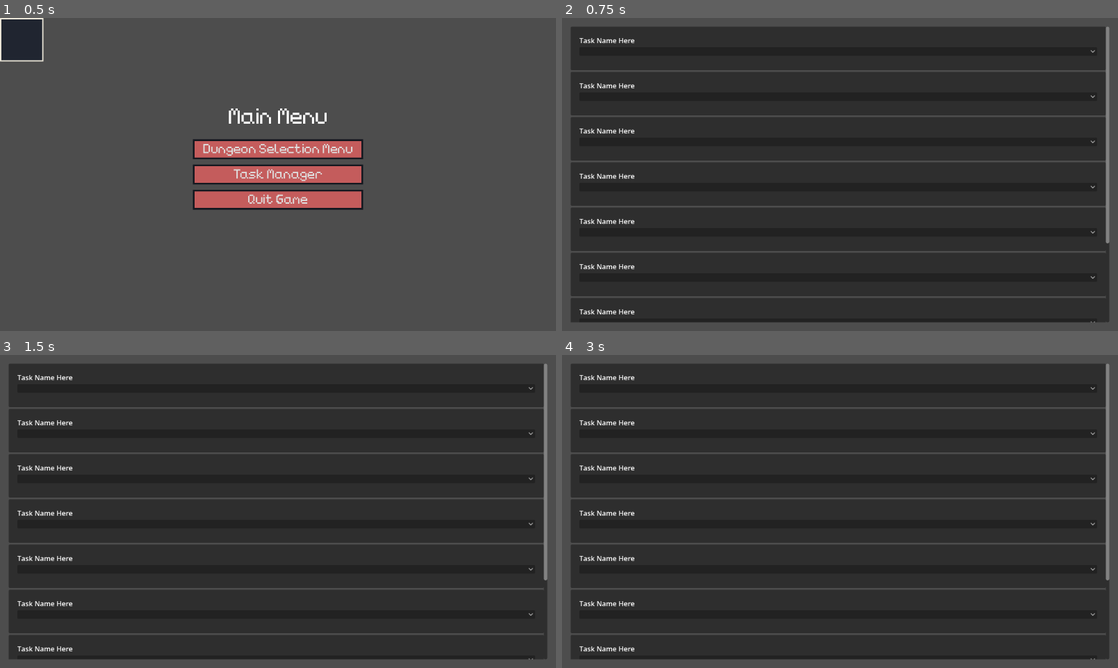
Above: before the commit, frames 1-4 (two rows, left to right).
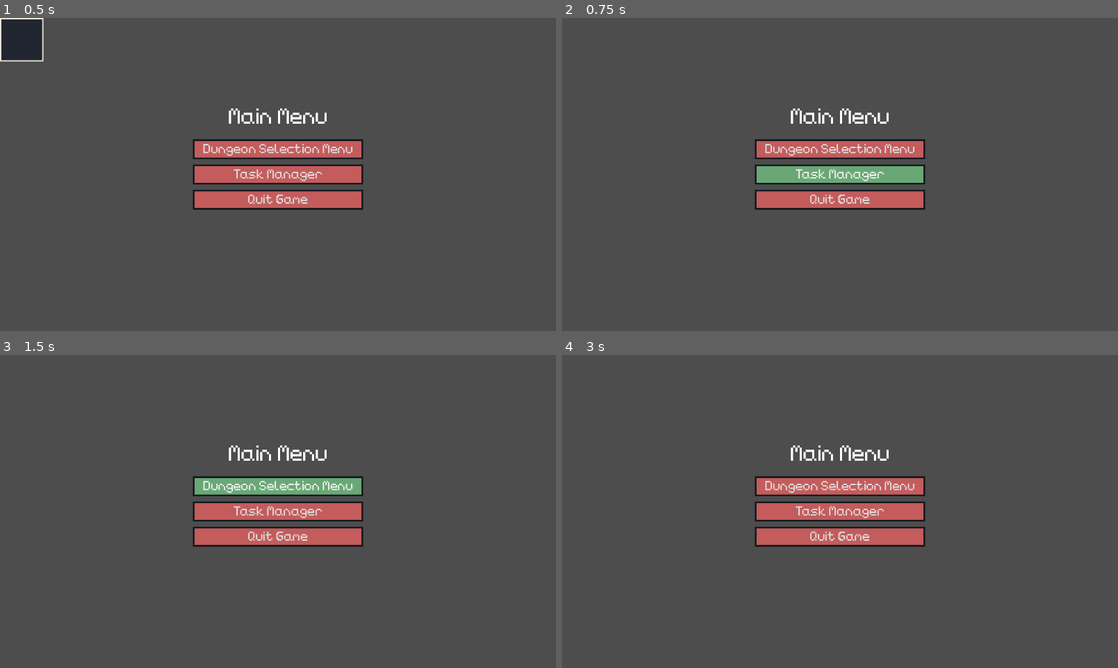
Above: after the commit, the same moments.

Repository: TheHumanMRP/RPG-Life-Tracker
Game: Godot game, scene res://Folders/Systems/Main/Scenes/main_scene.tscn
Same seed, same stepped clock (60 frames per second), same inputs: the game is played once before the commit and once after it. The engine's default icon, where the game draws it, is replaced by a stand-in: a white triangle on a blue panel in a dark square.
Inputs (mouse positions are in pixels of both pictures, inside the frame that each line leads up to):
- Up to frame 1 (0.5 s): no input
- Up to frame 2 (0.75 s): click "Task Manager" at 0.5 s
- Up to frame 3 (1.5 s): click (278, 486) at 1.25 s, where only the run after the commit has a clickable "Dungeon Selection Menu"
- Up to frame 4 (3 s): click (840, 389) at 2.02 s; move the mouse to (962, 495) at 2.77 s; hold D (move_right) from 2.78 s (still down); tap T (add_test_sword) at 2.85 s; click (962, 495) at 2.92 s

Frame 1 is identical in both runs. In frame 2, 87% of the frame differs, in the area x 1-99%, y 2-98%; in frame 3, 87%; in frame 4, 87%.
Error before the commit: Invalid call. Nonexistent function 'get_all_global_items_manager' in base 'Node (info_getter.gd)'. (res://Folders/Systems/Globals/global.gd:112)
Error after the commit: Parse Error: Function "get_new_scene()" not found in base self. (res://Folders/Systems/Main/Scripts/main_scene.gd:21)

Commit message:
Auto commit at 2026-10-06 20:36:31

Diff:
--- a/Folders/Systems/Main/Scripts/main_scene.gd
+++ b/Folders/Systems/Main/Scripts/main_scene.gd
@@ -11,7 +11,7 @@
 
 func switch_scenes(caller: Node, new_scene_path: String, _clear_all_children: bool = false) -> void:
 	if _clear_all_children:
-		clear_all_children()
+		_clear_all_children()
 
 	# Remove the caller of the scene change caller regardless
 	# of wether clear_all_children is true or false
@@ -22,7 +22,7 @@
 
 	add_child(new_scene)
 
-func clear_all_children() -> void:
+func _clear_all_children() -> void:
 	for child in self.get_children():
 		# Don't remove the needed scenes
 		if child == right_click_menu:
@@ -30,7 +30,7 @@
 
 		child.queue_free()
 
-func get_new_scene(new_scene_path: String) -> Node:
+func _get_new_scene(new_scene_path: String) -> Node:
 	var packed_new_scene: PackedScene = load(new_scene_path)
 
 	var new_scene: Node = packed_new_scene.instantiate()
Not shown, changed: Folders/Planning/All-Tasks.md
